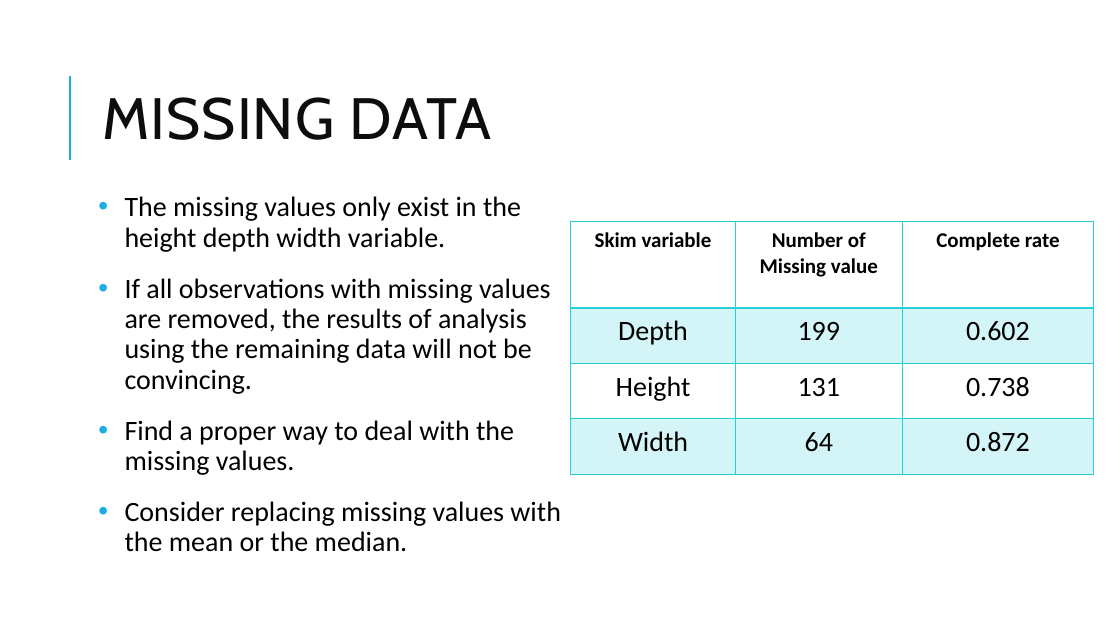
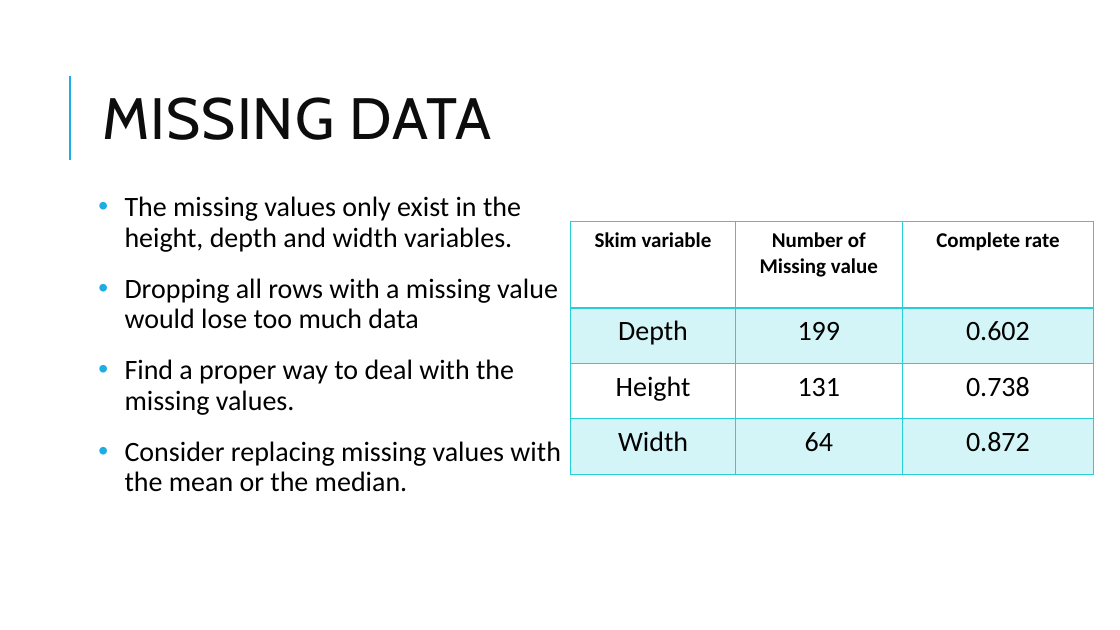
Before and after one commit to w-arnott/DAS-Group-23, a slide deck: slide 11 of Group_23_presentation.pptx. Drawn at 1120x630 pixels with LibreOffice and Linux fonts; fonts in the diff are those of the drawing. Boxes give left, top, right and bottom in pixels: in the first picture for what was removed or moved away, otherwise in the second. Text is boxed around its words. In the diff, an @@ line names an element or a change of style, - is before the commit and + after.

Commit message:
Have some changes after we have a meet in 17 March.
Change a few words of the text.

```diff
--- a/Group_23_presentation.pptx
+++ b/Group_23_presentation.pptx
@@ text at (x1=125, y1=196, x2=558, y2=329): text changed @@
-• The missing values only exist in the height depth width variable.
-• If all observations with missing values are removed, the results of analysis using the remaining data will not be convincing.
+• The missing values only exist in the height, depth and width variables.
+• Dropping all rows with a missing value would lose too much data
```
Also in this commit, not shown: 5 other slides changed.
